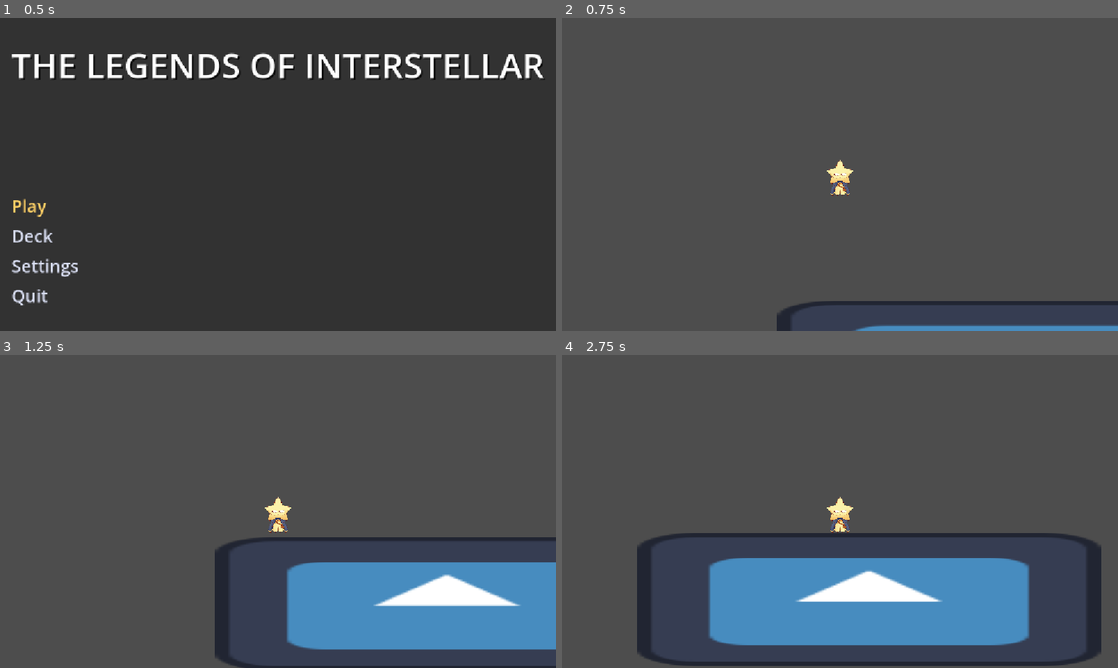
Above: before the commit, frames 1-4 (two rows, left to right).
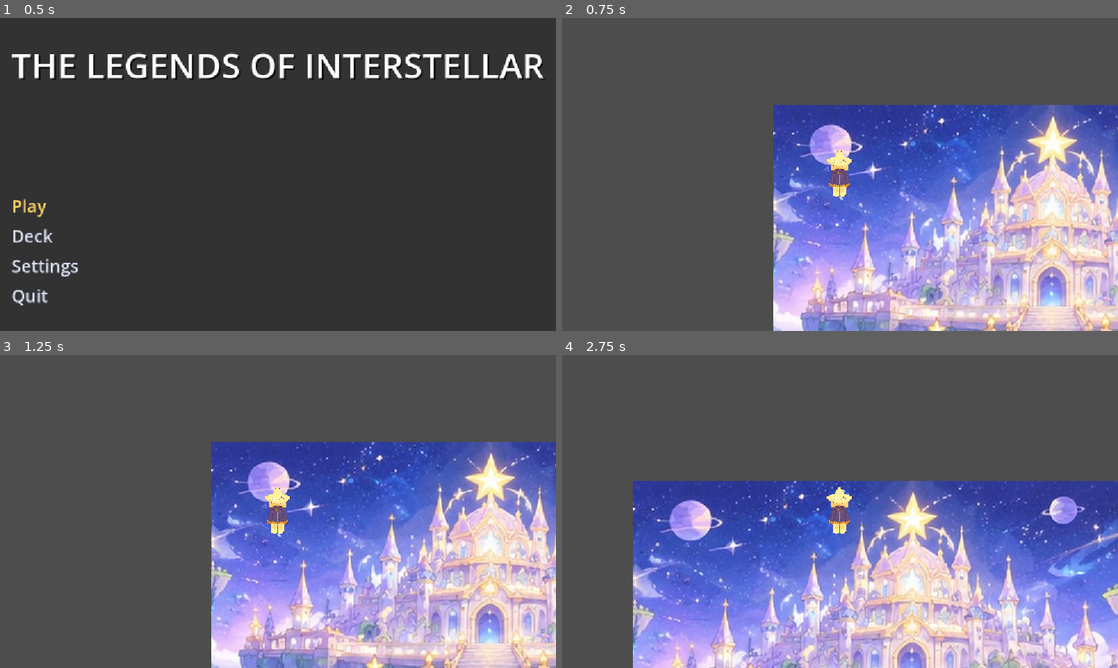
Above: after the commit, the same moments.

Repository: Hendrikojoe/The-Legends-Of-Interstellar
Game: Godot game, scene res://Scenes/menu/main_menu.tscn
Two runs of this game, one before a commit and one after it. Both use one fixed random seed, a clock stepped at 60 frames per second and the inputs below. The engine's default icon, where the game draws it, is replaced by a stand-in: a white triangle on a blue panel in a dark square.
Inputs:
- Up to frame 1 (0.5 s): no input
- Up to frame 2 (0.75 s): click "Play" at 0.5 s
- Up to frame 3 (1.25 s): no input
- Up to frame 4 (2.75 s): hold D (move_right) from 1.28 s (still down); tap W (move_up, bound only after the commit) at 1.35, 1.52, 1.82, 2.1, 2.27, 2.57 s

Frame 1 is identical in both runs. In frame 2, 45% of the frame differs, in the area x 38-100%, y 27-100%; in frame 3, 45%; in frame 4, 52%, in the area x 12-100%, y 40-100%.

Commit message:
setup

Diff:
--- a/Scenes/player/Player.tscn
+++ b/Scenes/player/Player.tscn
@@ -1,14 +1,13 @@
 [gd_scene format=3 uid="uid://m6d2088oha1a"]
 
 [ext_resource type="Script" uid="uid://cery0rfgx1mlc" path="res://Scripts/player.gd" id="1_kne1u"]
-[ext_resource type="Texture2D" uid="uid://cce108ej0bb8f" path="res://happy.png" id="2_e80uo"]
-[ext_resource type="Texture2D" uid="uid://2lx7xspngt4l" path="res://icon.svg" id="3_cxr5p"]
+[ext_resource type="Texture2D" uid="uid://yge5u7dss8kn" path="res://Scripts/images/PNG CHARACTER/ALTO/FORM 2/happy.png" id="2_jnk8a"]
 
 [sub_resource type="SpriteFrames" id="SpriteFrames_wmgko"]
 animations = [{
 "frames": [{
 "duration": 1.0,
-"texture": ExtResource("2_e80uo")
+"texture": ExtResource("2_jnk8a")
 }],
 "loop": 1,
 "name": &"default",
@@ -16,10 +15,7 @@
 }]
 
 [sub_resource type="RectangleShape2D" id="RectangleShape2D_eio2p"]
-size = Vector2(656.08954, 900.0001)
-
-[sub_resource type="RectangleShape2D" id="RectangleShape2D_l1wua"]
-size = Vector2(15.936485, 24.040443)
+size = Vector2(656.08954, 1155.5557)
 
 [node name="Node2D" type="Node2D" unique_id=1786839406]
 
@@ -34,23 +30,9 @@
 sprite_frames = SubResource("SpriteFrames_wmgko")
 
 [node name="CollisionShape2D" type="CollisionShape2D" parent="player" unique_id=1193893791]
-position = Vector2(0, 5.000061)
+position = Vector2(0, -33.333282)
 scale = Vector2(0.30740738, 0.29999992)
 shape = SubResource("RectangleShape2D_eio2p")
 
 [node name="Camera2D" type="Camera2D" parent="player" unique_id=1690375880]
 position = Vector2(3.253006, -19.999939)
-
-[node name="StaticBody2D" type="StaticBody2D" parent="." unique_id=1667278111]
-position = Vector2(253, 521)
-scale = Vector2(-20.580553, 5.8928857)
-
-[node name="Icon" type="Sprite2D" parent="StaticBody2D" unique_id=549298198]
-position = Vector2(-11.418545, 6.1090617)
-scale = Vector2(0.36496353, 0.36496353)
-texture = ExtResource("3_cxr5p")
-
-[node name="CollisionShape2D" type="CollisionShape2D" parent="StaticBody2D" unique_id=2125308845]
-position = Vector2(-11.758674, 6.448451)
-scale = Vector2(2.9542458, 1.9235369)
-shape = SubResource("RectangleShape2D_l1wua")
--- a/Scenes/scene/prolog.tscn
+++ b/Scenes/scene/prolog.tscn
@@ -1,7 +1,13 @@
 [gd_scene format=3 uid="uid://cba0ljvfok3g1"]
 
 [ext_resource type="PackedScene" uid="uid://m6d2088oha1a" path="res://Scenes/player/Player.tscn" id="1_negum"]
+[ext_resource type="Texture2D" uid="uid://bv51ftuml2v7t" path="res://Scripts/images/background/1.png" id="1_wc185"]
 
 [node name="level design" type="Node2D" unique_id=885475793]
 
+[node name="background" type="Sprite2D" parent="." unique_id=2097624911]
+position = Vector2(576.49994, 325.5)
+scale = Vector2(0.60052085, 0.6027778)
+texture = ExtResource("1_wc185")
+
 [node name="Player" parent="." unique_id=1786839406 instance=ExtResource("1_negum")]
--- a/Scripts/player.gd
+++ b/Scripts/player.gd
@@ -3,32 +3,22 @@
 
 @export var speed: float = 200.0
 
-@export var gravity: float = 980.0
-
 @onready var sprite = $AnimatedSprite2D
-
 
 func _physics_process(delta):
 
-	if not is_on_floor():
-		velocity.y += gravity * delta
-	else:
-		velocity.y = 0
+	# Mengambil input gerakan horizontal dan vertikal
+	var direction_x = Input.get_axis("move_left", "move_right")
+	var direction_y = Input.get_axis("move_up", "move_down")
 
+	# Mengatur gerakan melayang
+	velocity.x = direction_x * speed
+	velocity.y = direction_y * speed
 
-	var direction = Input.get_axis(
-		"move_left",
-        "move_right"
-	)
-
-	velocity.x = direction * speed
-
-
-	if direction < 0:
+	# Mengatur arah sprite
+	if direction_x < 0:
 		sprite.flip_h = true
-
-	elif direction > 0:
+	elif direction_x > 0:
 		sprite.flip_h = false
 
-
 	move_and_slide()
--- a/project.godot
+++ b/project.godot
@@ -64,6 +64,48 @@
 "script": null
 )]
 }
+move_up={
+"deadzone": 0.2,
+"events": [Object(InputEventKey,
+"resource_local_to_scene": false,
+"resource_name": "",
+"device": -1,
+"window_id": 0,
+"alt_pressed": false,
+"shift_pressed": false,
+"ctrl_pressed": false,
+"meta_pressed": false,
+"pressed": false,
+"keycode": 0,
+"physical_keycode": 87,
+"key_label": 0,
+"unicode": 119,
+"location": 0,
+"echo": false,
+"script": null
+)]
+}
+move_down={
+"deadzone": 0.2,
+"events": [Object(InputEventKey,
+"resource_local_to_scene": false,
+"resource_name": "",
+"device": -1,
+"window_id": 0,
+"alt_pressed": false,
+"shift_pressed": false,
+"ctrl_pressed": false,
+"meta_pressed": false,
+"pressed": false,
+"keycode": 0,
+"physical_keycode": 83,
+"key_label": 0,
+"unicode": 115,
+"location": 0,
+"echo": false,
+"script": null
+)]
+}
 
 [input_devices]
 
Renamed: happy.png -> Scripts/images/PNG CHARACTER/ALTO/FORM 1/happy.png
Not shown, added: Scripts/images/PNG CHARACTER/ALTO/FORM 1/happy.png.import
Binary file added: Scripts/images/PNG CHARACTER/ALTO/FORM 1/mad.png
Not shown, added: Scripts/images/PNG CHARACTER/ALTO/FORM 1/mad.png.import
Binary file added: Scripts/images/PNG CHARACTER/ALTO/FORM 1/neutral.png
Not shown, added: Scripts/images/PNG CHARACTER/ALTO/FORM 1/neutral.png.import
Binary file added: Scripts/images/PNG CHARACTER/ALTO/FORM 1/sad.png
Not shown, added: Scripts/images/PNG CHARACTER/ALTO/FORM 1/sad.png.import
Binary file added: Scripts/images/PNG CHARACTER/ALTO/FORM 1/shocked.png
Not shown, added: Scripts/images/PNG CHARACTER/ALTO/FORM 1/shocked.png.import
Binary file added: Scripts/images/PNG CHARACTER/ALTO/FORM 2/happy.png
Not shown, added: Scripts/images/PNG CHARACTER/ALTO/FORM 2/happy.png.import
(and 60 more such lines)
